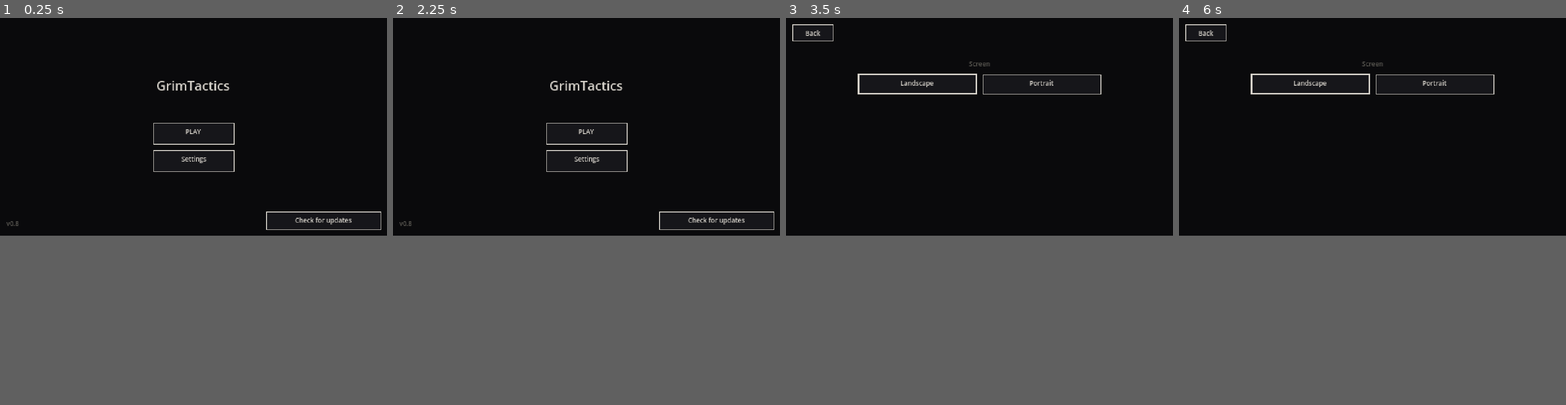
Above: before the commit, frames 1-4 (left to right).
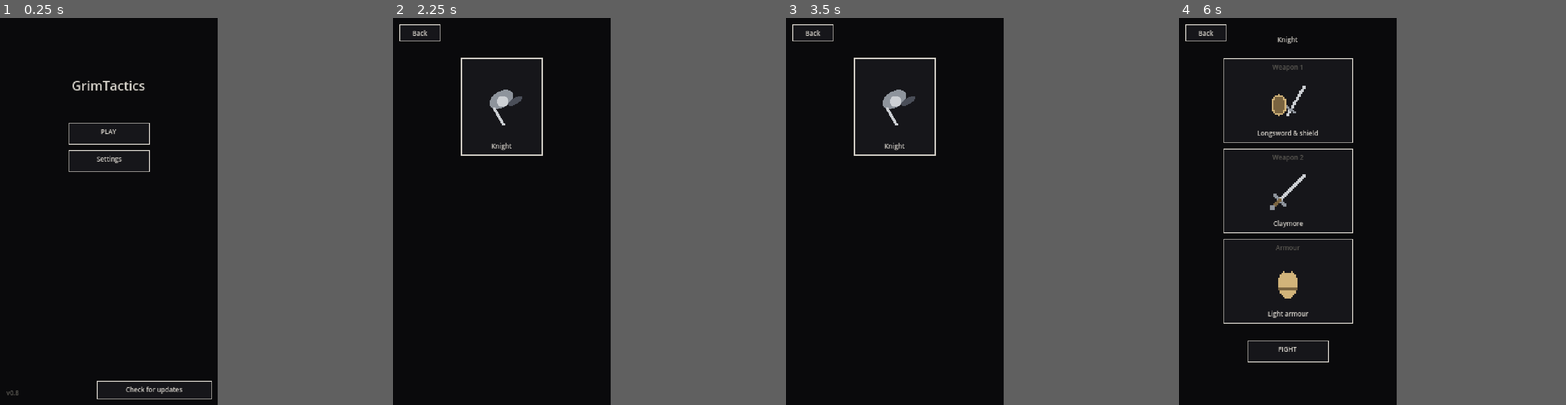
Above: after the commit, the same moments.

Repository: Martin-Hourigan/GrimTactics
Game: Godot game, scene res://scenes/main.tscn
Two runs of this game, one before a commit and one after it. Both use one fixed random seed, a clock stepped at 60 frames per second and the inputs below.
Inputs (mouse positions are in pixels of both pictures, inside the frame that each line leads up to):
- Up to frame 1 (0.25 s): no input
- Up to frame 2 (2.25 s): tap Enter at 0.5, 2 s; move the mouse to (671, 114) at 0.52 s; click (671, 114) at 0.67 s; tap Space at 0.77, 1.25, 1.52 s; move the mouse to (509, 137) at 1.27 s; click (509, 137) at 1.42 s; move the mouse to (625, 79) at 2.02 s; click (625, 79) at 2.17 s
- Up to frame 3 (3.5 s): tap Space at 2.75, 3.02 s; move the mouse to (960, 168) at 2.77 s; click (960, 168) at 2.92 s
- Up to frame 4 (6 s): tap Enter at 3.5 s; move the mouse to (1488, 161) at 3.52 s; click (1488, 161) at 3.67 s; tap Space at 3.77, 4.25, 4.52 s; move the mouse to (1256, 95) at 4.27 s; click (1256, 95) at 4.42 s; move the mouse to (1391, 126) at 5.02 s; click (1391, 126) at 5.17 s; move the mouse to (1314, 72) at 5.77 s; click (1314, 72) at 5.92 s
In our replay, the window is 800x450 before the commit and 450x800 after it. These sizes can differ from the game's own. Grey fills any space a smaller window leaves; there, only what the larger window draws over its background counts as a difference.

The runs differ from the first frame. In frame 1, 1.5% of the frame differs, in the area x 1-99%, y 16-99%; in frame 2, 1.6%; in frame 3, 1.2%; in frame 4, 2.5%, in the area x 11-82%, y 4-89%.

Commit message:
Portrait by default; stamina bar 6, a turn without attacking fills it
Co-Authored-By: Claude Opus 5.5 <noreply@anthropic.com>
Claude-Session: https://claude.ai/code/session_01GroQXsVUX91wQycL9eGbjC

Diff:
--- a/project.godot
+++ b/project.godot
@@ -12,13 +12,13 @@
 
 [display]
 
-window/size/viewport_width=480
-window/size/viewport_height=270
-window/size/window_width_override=1440
-window/size/window_height_override=810
+window/size/viewport_width=270
+window/size/viewport_height=480
+window/size/window_width_override=540
+window/size/window_height_override=960
 window/stretch/mode="viewport"
 window/stretch/scale_mode="integer"
-window/handheld/orientation=4
+window/handheld/orientation=5
 
 [input_devices]
 
--- a/scripts/fight.gd
+++ b/scripts/fight.gd
@@ -9,9 +9,9 @@
 
 # ---- hero (all PLACEHOLDER) ----
 const HERO_HP := 200
-const STAMINA := 10  ## the stamina bar; the fight starts with it full
+const STAMINA := 6  ## the stamina bar; the fight starts with it full
 const STAMINA_BACK := 2  ## stamina regained at the start of every hero turn
-const REST_BONUS := 6  ## extra stamina back after a turn with no attack
+const REST_BONUS := 4  ## extra stamina back after a turn with no attack
 const FLASKS := 2
 const FLASK_HEAL := 100
 const DODGE_COST := 1  ## the first dodge in a boss turn; each further dodge costs this much more
--- a/scripts/main.gd
+++ b/scripts/main.gd
@@ -23,7 +23,7 @@
 const SETTINGS := "user://settings.cfg"
 
 var screen := "title"  ## title, settings, boss, equip, fight
-var portrait := false  ## phone held upright: the room above the panel
+var portrait := true  ## phone held upright: the room above the panel
 var boss := "knight"
 var picking := -1  ## the equipment slot whose grid is open, or -1
 var weapons := ["longsword", "claymore"]  ## the two weapon sets
@@ -80,9 +80,11 @@
 	font = ThemeDB.fallback_font
 	var cfg := ConfigFile.new()
 	if cfg.load(SETTINGS) == OK:
-		portrait = cfg.get_value("screen", "portrait", false)
+		portrait = cfg.get_value("screen", "portrait", true)
 	if "--portrait" in args:
 		portrait = true
+	if "--landscape" in args:
+		portrait = false
 	_apply_screen()
 	# an update downloaded last time has been installed (or given up on)
 	if FileAccess.file_exists(Update.APK):
--- a/scripts/tests.gd
+++ b/scripts/tests.gd
@@ -236,11 +236,11 @@
 	f.queue = []
 	f.step()
 	check(f.phase == "hero" and f.stamina == 1 + Fight.STAMINA_BACK, "a new turn gives back only a little")
-	f.stamina = 1
-	f.end_turn()
-	f.queue = []
-	f.step()
-	check(f.stamina == 1 + Fight.STAMINA_BACK + Fight.REST_BONUS, "a turn with no attack gives back more")
+	f.stamina = 0
+	f.end_turn()
+	f.queue = []
+	f.step()
+	check(f.stamina == Fight.STAMINA_BACK + Fight.REST_BONUS and f.stamina == Fight.STAMINA, "a turn with no attack fills the bar")
 	f.hero = f.boss + Fight.DIRS[0]
 	f.stamina = Fight.STAMINA
 	f.attack(0)
Not shown, changed: PLAN.md
